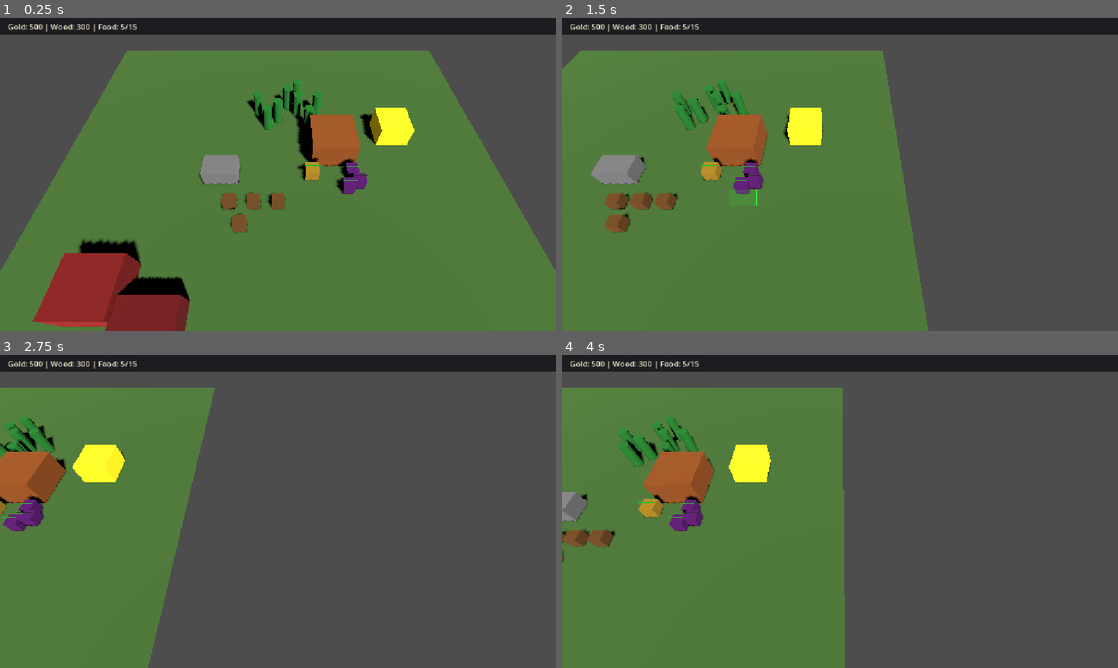
Above: before the commit, frames 1-4 (two rows, left to right).
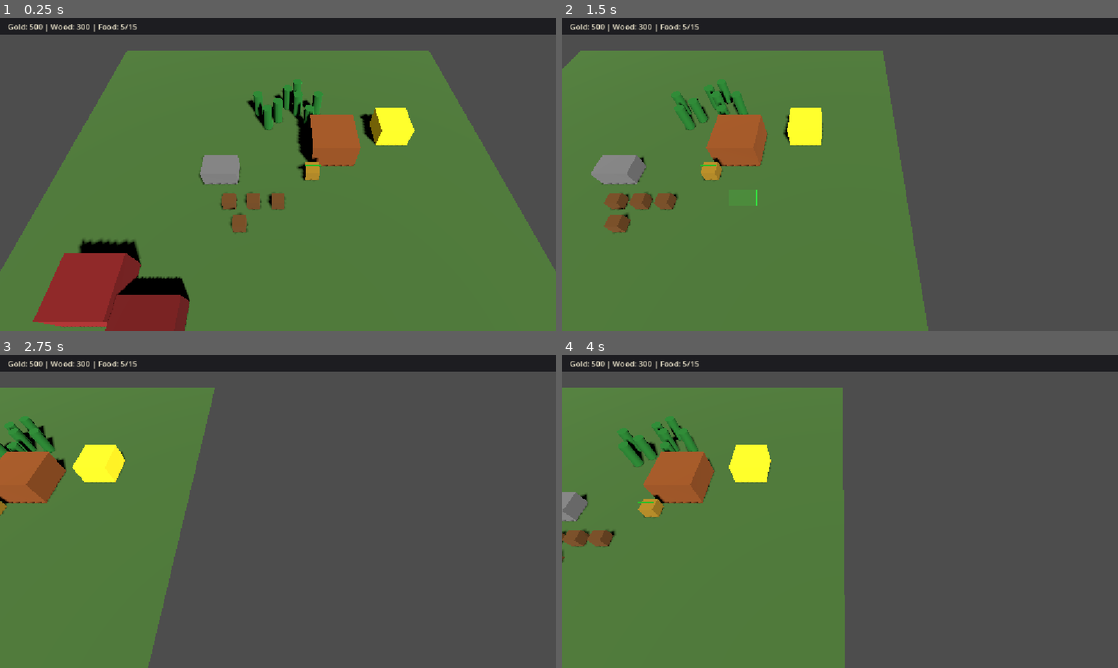
Above: after the commit, the same moments.

Repository: nplvkntx/endless-battle
Game: Godot game, scene res://scenes/main.tscn
Two runs of this game, one before a commit and one after it. Both use one fixed random seed, a clock stepped at 60 frames per second and the inputs below.
Inputs (mouse positions are in pixels of both pictures, inside the frame that each line leads up to):
- Up to frame 1 (0.25 s): no input
- Up to frame 2 (1.5 s): tap Enter at 0.5 s; move the mouse to (962, 158) at 0.52 s; hold Right (ui_right) 0.53-1.25 s; tap B at 0.6 s; click (962, 158) at 0.67 s; drag from (728, 190) to (812, 237) at 1.27 s
- Up to frame 3 (2.75 s): tap Space at 2 s; move the mouse to (333, 442) at 2.02 s; hold Right (ui_right) from 2.03 s (still down); tap T at 2.1 s
- Up to frame 4 (4 s): release Right (ui_right) at 2.75 s; drag from (812, 574) to (673, 464) at 2.77 s; move the mouse to (1006, 558) at 3.52 s; hold Left (ui_left) from 3.53 s (still down); tap Q at 3.6 s

The runs differ from the first frame. In frame 1, 0.4% of the frame differs, in the area x 60-67%, y 44-57%; in frame 2, 0.4%; in frame 3, 0.5%, in the area x 0-9%, y 44-57%; in frame 4, 0.4%.

Commit message:
Remove enemy dummies from playable scene

Diff:
--- a/scenes/main.tscn
+++ b/scenes/main.tscn
@@ -15,7 +15,6 @@
 [ext_resource type="PackedScene" path="res://scenes/resources/gold_mine.tscn" id="8_gold_mine"]
 [ext_resource type="PackedScene" path="res://scenes/resources/tree.tscn" id="9_tree"]
 [ext_resource type="PackedScene" path="res://scenes/buildings/farm.tscn" id="10_farm"]
-[ext_resource type="PackedScene" path="res://scenes/units/enemy_dummy.tscn" id="14_enemy_dummy"]
 [ext_resource type="PackedScene" path="res://scenes/units/hero.tscn" id="15_hero"]
 [ext_resource type="Script" path="res://scripts/components/health_component.gd" id="19_health_component"]
 [ext_resource type="Script" path="res://scripts/systems/match_manager.gd" id="20_match_manager"]
@@ -503,24 +502,6 @@
 [node name="DevHero" parent="." instance=ExtResource("15_hero")]
 transform = Transform3D(1, 0, 0, 0, 1, 0, 0, 0, 1, 3, 0.5, 0)
 
-[node name="HeroTestDummy1" parent="." instance=ExtResource("14_enemy_dummy")]
-transform = Transform3D(1, 0, 0, 0, 1, 0, 0, 0, 1, 6.5, 0.5, 0)
-attack_damage = 25
-attack_cooldown = 1.0
-exclude_from_tower_auto_target = true
-
-[node name="HeroTestDummy2" parent="." instance=ExtResource("14_enemy_dummy")]
-transform = Transform3D(1, 0, 0, 0, 1, 0, 0, 0, 1, 7, 0.5, 1)
-attack_damage = 25
-attack_cooldown = 1.0
-exclude_from_tower_auto_target = true
-
-[node name="HeroTestDummy3" parent="." instance=ExtResource("14_enemy_dummy")]
-transform = Transform3D(1, 0, 0, 0, 1, 0, 0, 0, 1, 6, 0.5, 1.5)
-attack_damage = 25
-attack_cooldown = 1.0
-exclude_from_tower_auto_target = true
-
 [node name="CommandCenter" type="StaticBody3D" parent="." groups=["player_command_center"]]
 transform = Transform3D(1, 0, 0, 0, 1, 0, 0, 0, 1, 5, 1.25, -3)
 script = ExtResource("2_command_center")
